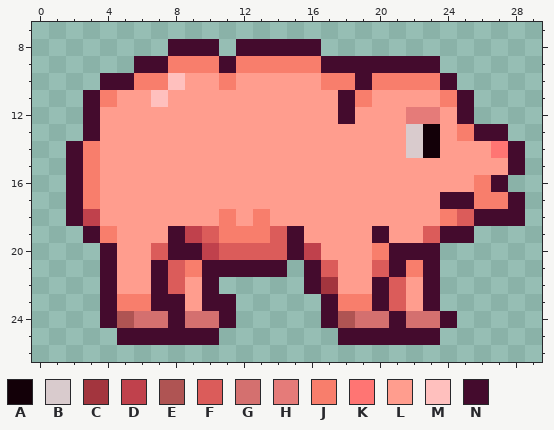
File history of a pixel-art sprite, mod_source/textures/entities/pig_pink.png. Above is the file before it was changed.
The file is 32x32 pixels. Shown: x 0..29, y 7..26.
Palette (. is transparent): A #130008  B #d9cbcd  C #a3353e  D #c0414c  E #af5453  F #db5c5a  G #d4706f  H #e57b79  J #f87e6c  K #ff7573  L #ff9d8e  M #ffc0be  N #440b2d
Pixels before, first column x 2:
 8 ......NNN.NNNNN............
 9 ....NNJJJNJJJJJNNNNNNN.....
10 ..NNJJMLLJLLLLLJJNJJJJN....
11 .NJLLMLLLLLLLLLLNJLLLLJN...
12 .NLLLLLLLLLLLLLLNLLLHHLN...
13 .NLLLLLLLLLLLLLLLLLLBALJNN.
14 NJLLLLLLLLLLLLLLLLLLBALLLKN
15 NJLLLLLLLLLLLLLLLLLLLLLLLLN
16 NJLLLLLLLLLLLLLLLLLLLLLLJN.
17 NJLLLLLLLLLLLLLLLLLLLLNNJJN
18 NDLLLLLLLJLJLLLLLLLLLLJFNNN
19 .NJLLLNDFJJJFNLLLLNLLFNN...
20 ..NLLFNNDFFFFNDLLLJNNN.....
21 ..NLLNFJNNNNN.NFLLFNJN.....
22 ..NLLNFLN.....NCLLNFLN.....
23 ..NJJNNLNN.....NJJNFLN.....
24 ..NEGGNGGN.....NEGGNGGN....
25 ...NNNNNN.......NNNNNN.....
After the commit:
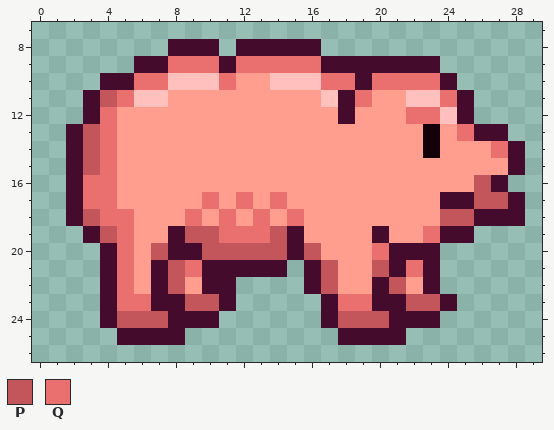
Colours new in this view: P #c3565b  Q #ea7070
Edits made:
Changed rows in their new state; - is an unchanged pixel.
first column x 2:
 9 ------QQQ-QQQQQ-----------
10 ----QQ-MMQ--MMMQQ-QQQQ----
11 --PQM----------M-Q--MMQ---
12 --Q-----------------QQM---
13 NPQ-----------------L--Q--
14 -PQ-----------------L----Q
15 -PQ-----------------------
16 -QQ---------------------P-
17 -QQ-----Q-Q-Q-----------PP
18 -PQQ---Q-Q-Q-Q--------PP--
19 --PQ---PPQQQP--------Q----
20 ---Q-P--PPPPP-P---Q-------
21 ---Q--PQ-------P--P-Q-----
22 ---Q--P--N-----P---P------
23 ---QQ--PP-------QQ-NPPN---
24 ---PPP-NN.------PPP-NN.---
25 -------..-----------..----
Where, in picture pixels (left, top, right, bottom), the same in both pictures:
changed: (66, 56, 508, 345)
